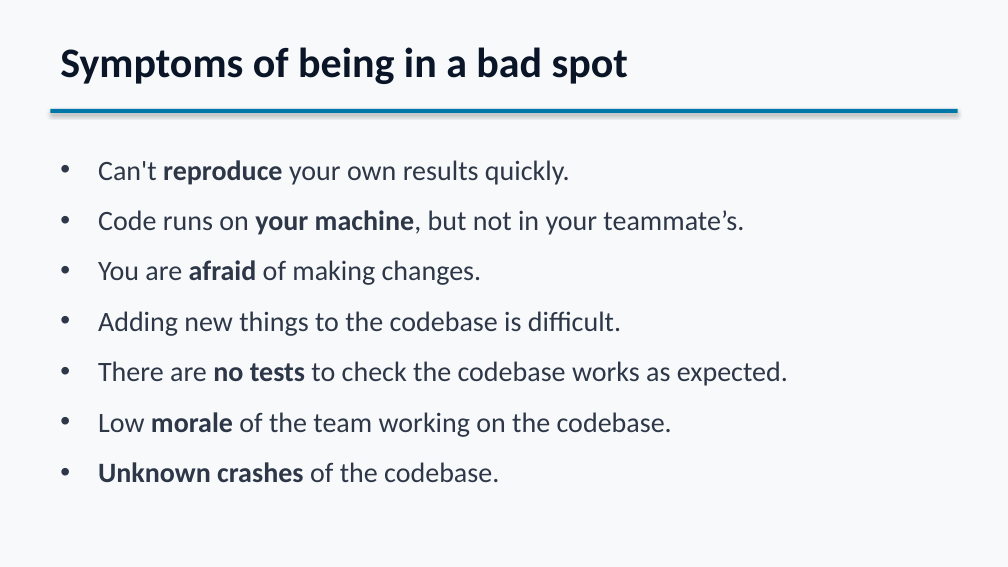
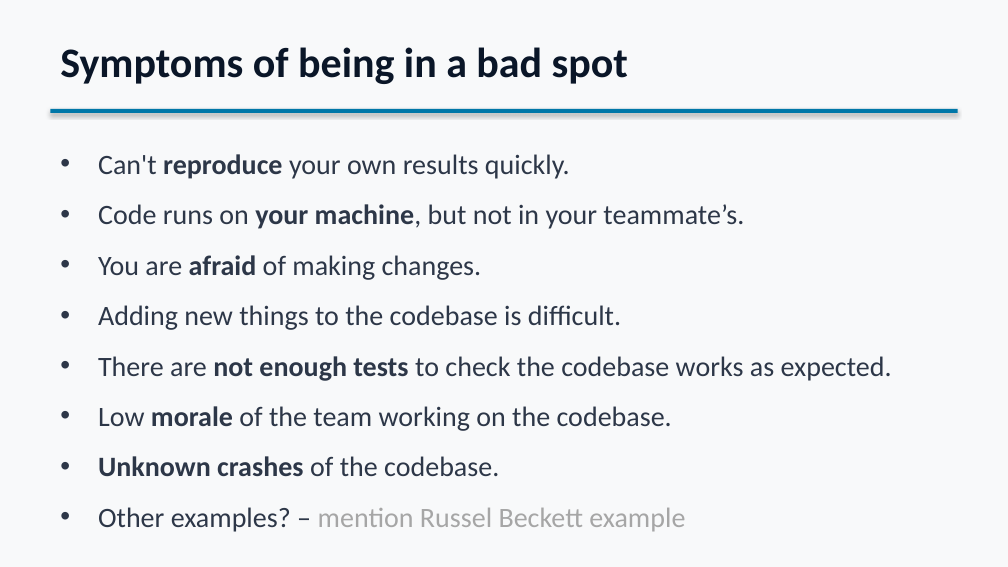
Before and after one commit to sefop/sefop-training-hub, a slide deck: slide 7 of workshops/2026-06-29-purdue/Purdue_Workshop.pptx (slide 6 before the commit). Drawn at 1008x567 pixels with LibreOffice and Linux fonts; fonts in the diff are those of the drawing. Boxes give left, top, right and bottom in pixels: in the first picture for what was removed or moved away, otherwise in the second. Text is boxed around its words. In the diff, an @@ line names an element or a change of style, - is before the commit and + after.

```diff
--- a/workshops/2026-06-29-purdue/Purdue_Workshop.pptx
+++ b/workshops/2026-06-29-purdue/Purdue_Workshop.pptx
@@ text at (x1=98, y1=356, x2=892, y2=381): text changed @@
-• There are no tests to check the codebase works as expected.
+• There are not enough tests to check the codebase works as expected.
@@ text at (x1=98, y1=507, x2=685, y2=532): paragraph added @@
+• Other examples? – mention Russel Beckett example
```
Also in this commit, not shown: 6 other slides changed, 10 slides added, 1 slide removed.
